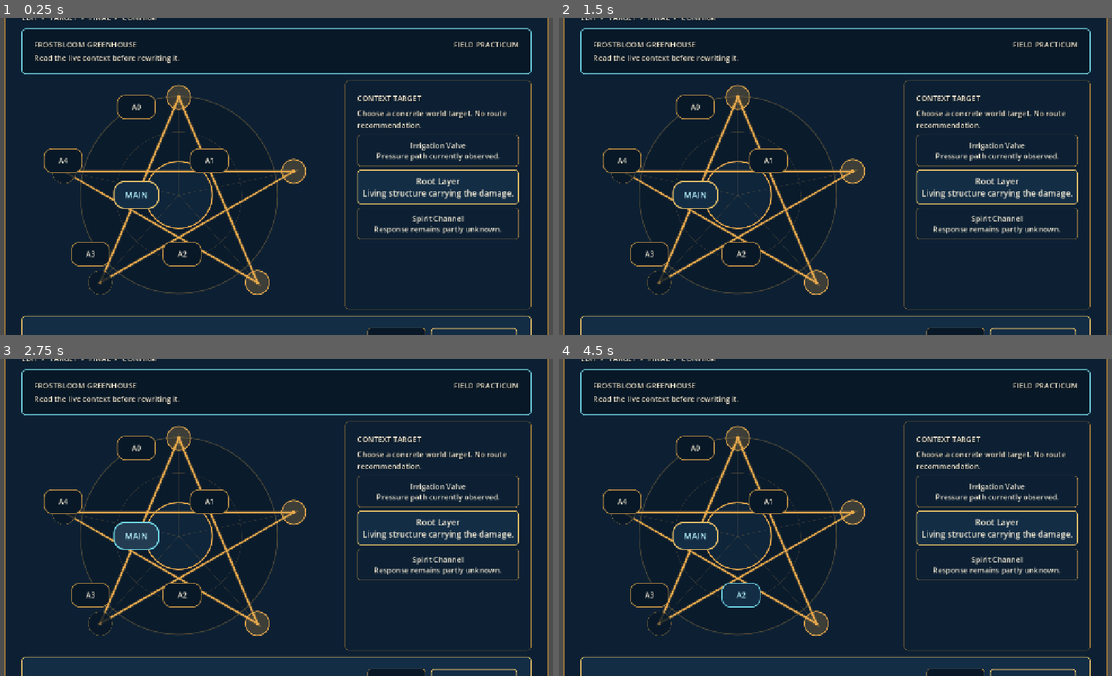
Above: before the commit, frames 1-4 (two rows, left to right).
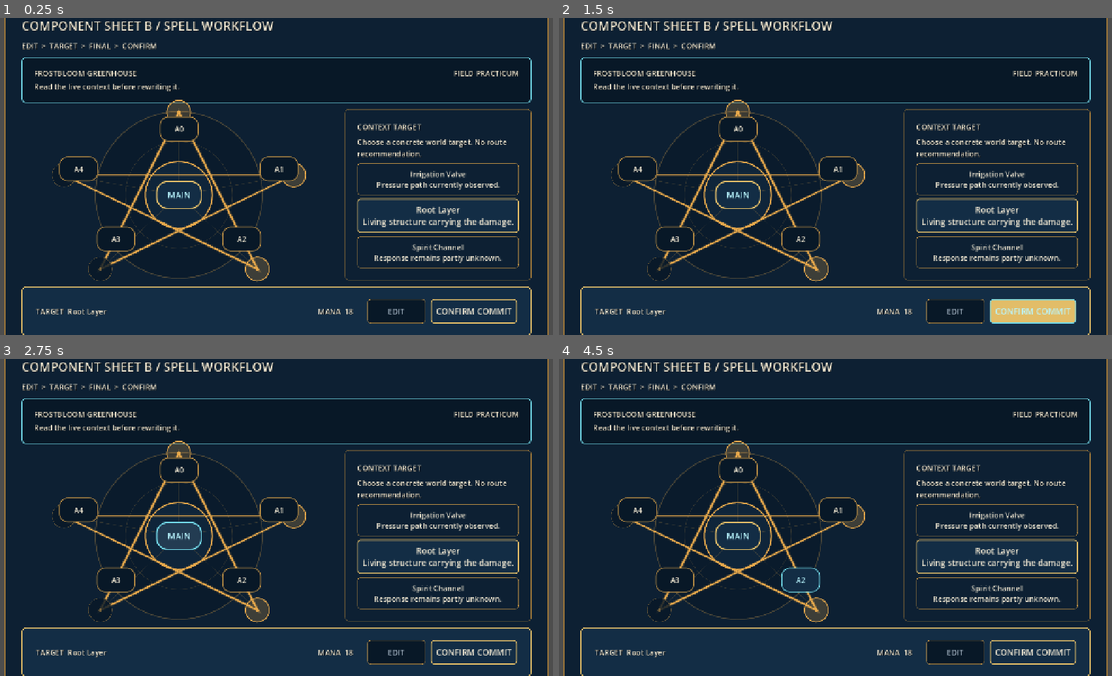
Above: after the commit, the same moments.

Repository: alsdmlals4-eng/GRIMOIRE-
Game: Godot game, scene res://src/ui/component_sheets/component_sheet_b_spell_workflow.tscn
The game is run twice, just before and just after one commit, with the same random seed, the same clock (stepped at 60 frames per second) and the same inputs. This scene is started directly instead of the project's main scene.
Inputs (mouse positions are in pixels of both pictures, inside the frame that each line leads up to):
- Up to frame 1 (0.25 s): no input
- Up to frame 2 (1.5 s): click (1034, 309) at 0.5 s, where only the run after the commit has a clickable "CONFIRM COMMIT"; click (1034, 309) at 1.25 s, where only the run after the commit has a clickable "CONFIRM COMMIT"
- Up to frame 3 (2.75 s): click "MAIN" at 2 s
- Up to frame 4 (4.5 s): click "A0" at 2.75 s; click "A1" at 3.5 s; click "A2" at 4.25 s

The runs differ from the first frame. In frame 1, 16% of the frame differs, in the area x 3-97%, y 0-100%; in frame 2, 17%; in frame 3, 16%; in frame 4, 17%.

Commit message:
fix(ui): make star composer responsive at constrained width

Diff:
--- a/src/ui/components/five_point_star_composer.tscn
+++ b/src/ui/components/five_point_star_composer.tscn
@@ -4,11 +4,11 @@
 [ext_resource path="res://src/ui/components/star_circuit_board.tscn" type="PackedScene" id="2"]
 
 [node name="FivePointStarComposer" type="Control"]
-custom_minimum_size = Vector2(520, 520)
+custom_minimum_size = Vector2(360, 360)
 layout_mode = 3
 anchors_preset = 0
-offset_right = 520.0
-offset_bottom = 520.0
+offset_right = 360.0
+offset_bottom = 360.0
 script = ExtResource("1")
 
 [node name="StarCircuitBoard" parent="." instance=ExtResource("2")]
@@ -21,60 +21,84 @@
 
 [node name="MainSlot" type="Button" parent="."]
 custom_minimum_size = Vector2(104, 64)
-layout_mode = 0
-offset_left = 208.0
-offset_top = 228.0
-offset_right = 312.0
-offset_bottom = 292.0
+layout_mode = 1
+anchor_left = 0.5
+anchor_top = 0.5
+anchor_right = 0.5
+anchor_bottom = 0.5
+offset_left = -52.0
+offset_top = -32.0
+offset_right = 52.0
+offset_bottom = 32.0
 theme_type_variation = &"GlyphSlotMain"
 text = "MAIN"
 
 [node name="Aux0" type="Button" parent="."]
 custom_minimum_size = Vector2(88, 56)
-layout_mode = 0
-offset_left = 216.0
-offset_top = 32.0
-offset_right = 304.0
-offset_bottom = 88.0
+layout_mode = 1
+anchor_left = 0.5
+anchor_top = 0.1153846154
+anchor_right = 0.5
+anchor_bottom = 0.1153846154
+offset_left = -44.0
+offset_top = -28.0
+offset_right = 44.0
+offset_bottom = 28.0
 theme_type_variation = &"GlyphSlot"
 text = "A0"
 
 [node name="Aux1" type="Button" parent="."]
 custom_minimum_size = Vector2(88, 56)
-layout_mode = 0
-offset_left = 382.0
-offset_top = 154.0
-offset_right = 470.0
-offset_bottom = 210.0
+layout_mode = 1
+anchor_left = 0.8192307692
+anchor_top = 0.35
+anchor_right = 0.8192307692
+anchor_bottom = 0.35
+offset_left = -44.0
+offset_top = -28.0
+offset_right = 44.0
+offset_bottom = 28.0
 theme_type_variation = &"GlyphSlot"
 text = "A1"
 
 [node name="Aux2" type="Button" parent="."]
 custom_minimum_size = Vector2(88, 56)
-layout_mode = 0
-offset_left = 320.0
-offset_top = 366.0
-offset_right = 408.0
-offset_bottom = 422.0
+layout_mode = 1
+anchor_left = 0.7
+anchor_top = 0.7576923077
+anchor_right = 0.7
+anchor_bottom = 0.7576923077
+offset_left = -44.0
+offset_top = -28.0
+offset_right = 44.0
+offset_bottom = 28.0
 theme_type_variation = &"GlyphSlot"
 text = "A2"
 
 [node name="Aux3" type="Button" parent="."]
 custom_minimum_size = Vector2(88, 56)
-layout_mode = 0
-offset_left = 112.0
-offset_top = 366.0
-offset_right = 200.0
-offset_bottom = 422.0
+layout_mode = 1
+anchor_left = 0.3
+anchor_top = 0.7576923077
+anchor_right = 0.3
+anchor_bottom = 0.7576923077
+offset_left = -44.0
+offset_top = -28.0
+offset_right = 44.0
+offset_bottom = 28.0
 theme_type_variation = &"GlyphSlot"
 text = "A3"
 
 [node name="Aux4" type="Button" parent="."]
 custom_minimum_size = Vector2(88, 56)
-layout_mode = 0
-offset_left = 50.0
-offset_top = 154.0
-offset_right = 138.0
-offset_bottom = 210.0
+layout_mode = 1
+anchor_left = 0.1807692308
+anchor_top = 0.35
+anchor_right = 0.1807692308
+anchor_bottom = 0.35
+offset_left = -44.0
+offset_top = -28.0
+offset_right = 44.0
+offset_bottom = 28.0
 theme_type_variation = &"GlyphSlot"
 text = "A4"
